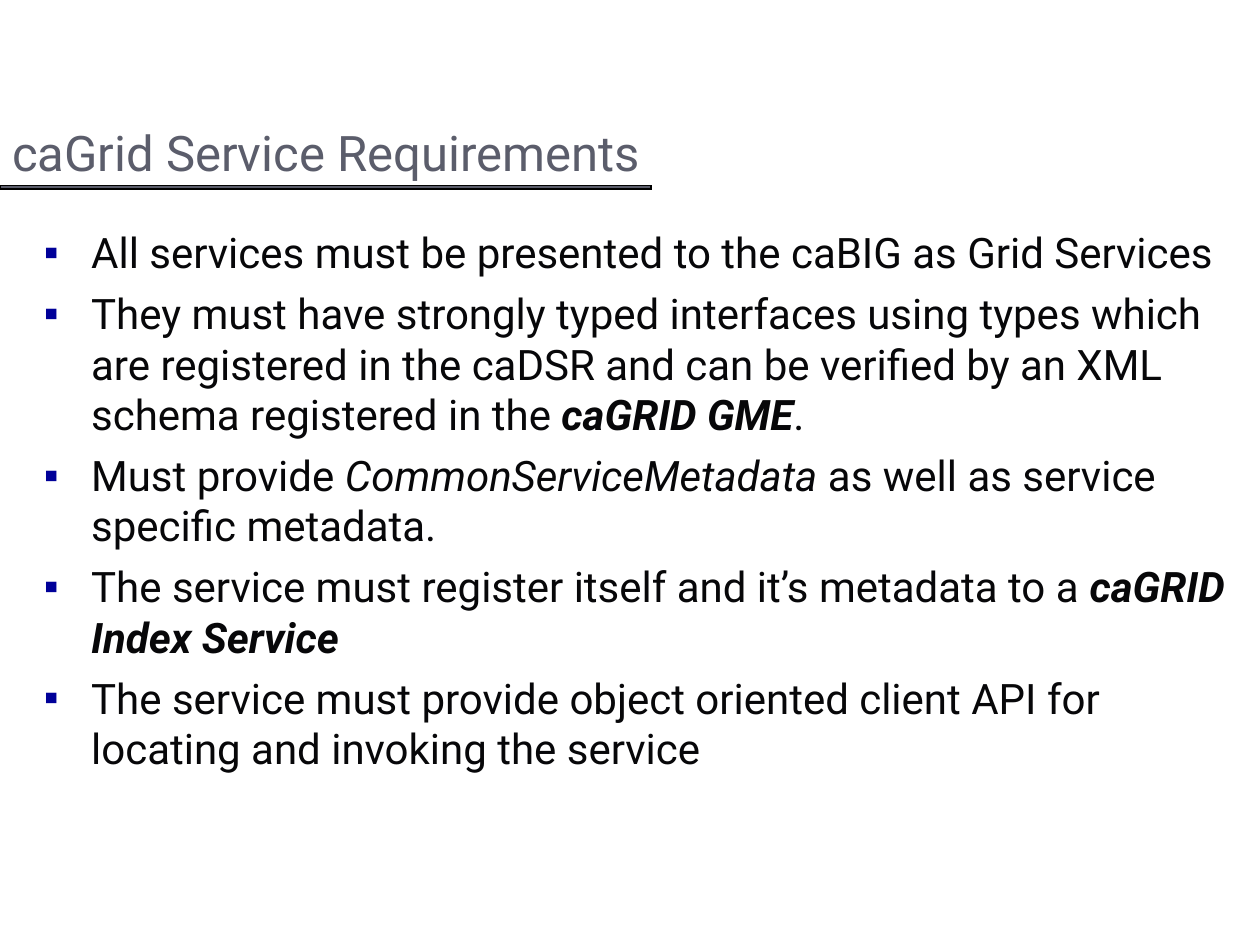
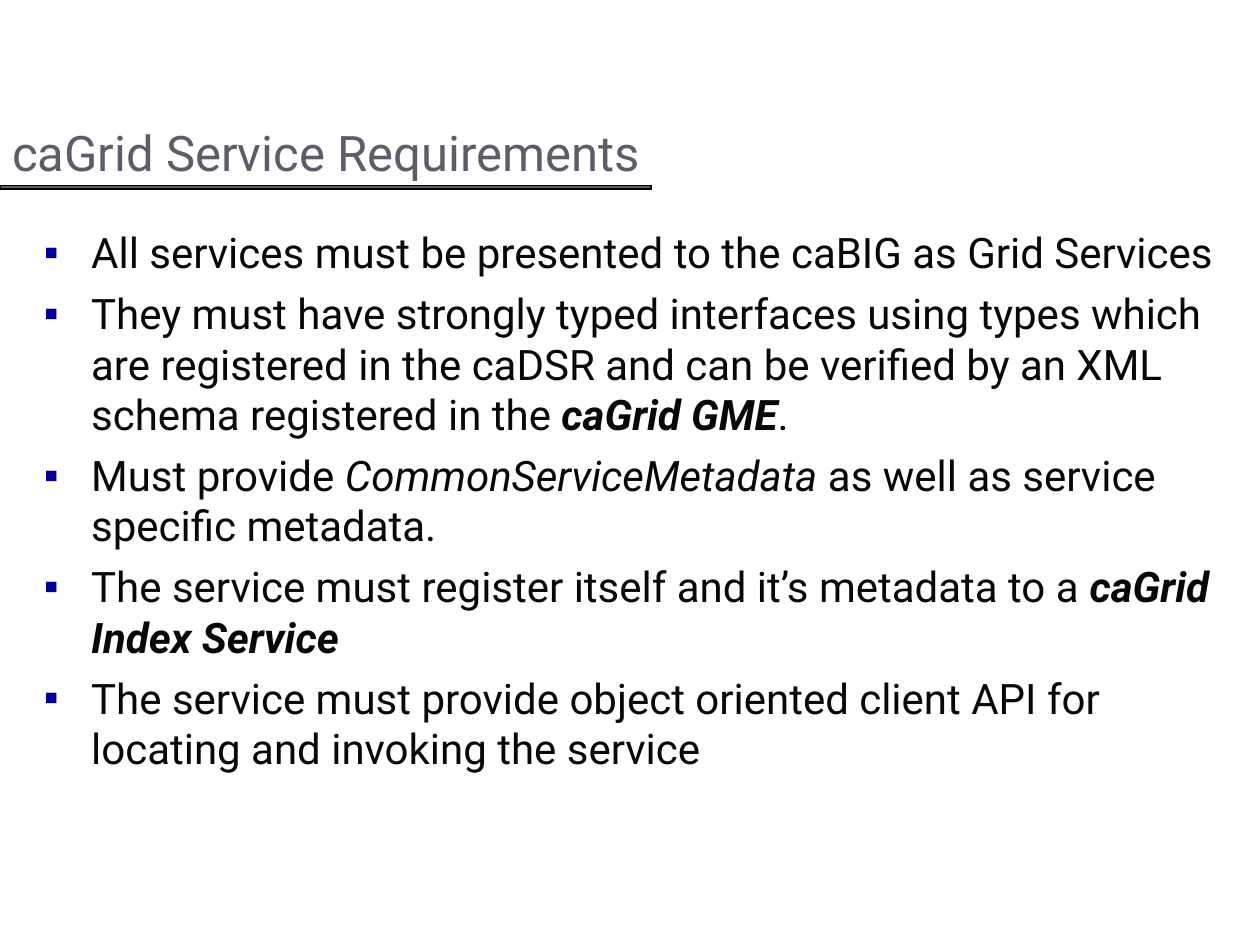
Before and after one commit to NCIP/cagrid-portal, a slide deck: slide 3 of cagrid-1-0/Documentation/presentations/introduce/Introduce_DIALOGUE2.ppt (slide 4 before the commit). Drawn at 1260x945 pixels with LibreOffice and Linux fonts; fonts in the diff are those of the drawing; background and template pictures are left out. Boxes give left, top, right and bottom in pixels: in the first picture for what was removed or moved away, otherwise in the second. Text is boxed around its words. In the diff, an @@ line names an element or a change of style, - is before the commit and + after.

```diff
--- a/cagrid-1-0/Documentation/presentations/introduce/Introduce_DIALOGUE2.ppt
+++ b/cagrid-1-0/Documentation/presentations/introduce/Introduce_DIALOGUE2.ppt
@@ text at (91,297,1201,439): text changed @@
-▪ They must have strongly typed interfaces using types which are registered in the caDSR and can be verified by an XML schema registered in the caGRID GME.
+▪ They must have strongly typed interfaces using types which are registered in the caDSR and can be verified by an XML schema registered in the caGrid GME.
@@ text at (91,570,1209,654): text changed @@
-▪ The service must register itself and it’s metadata to a caGRID Index Service
+▪ The service must register itself and it’s metadata to a caGrid Index Service
```
Also in this commit, not shown: 12 other slides changed, 1 slide added, 24 slides removed, 1 other file.
